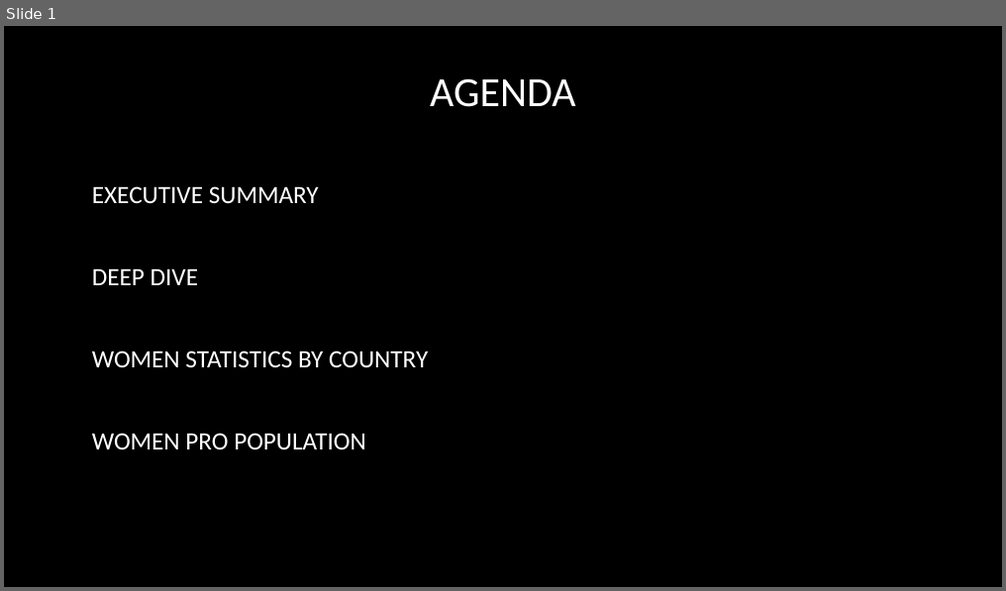
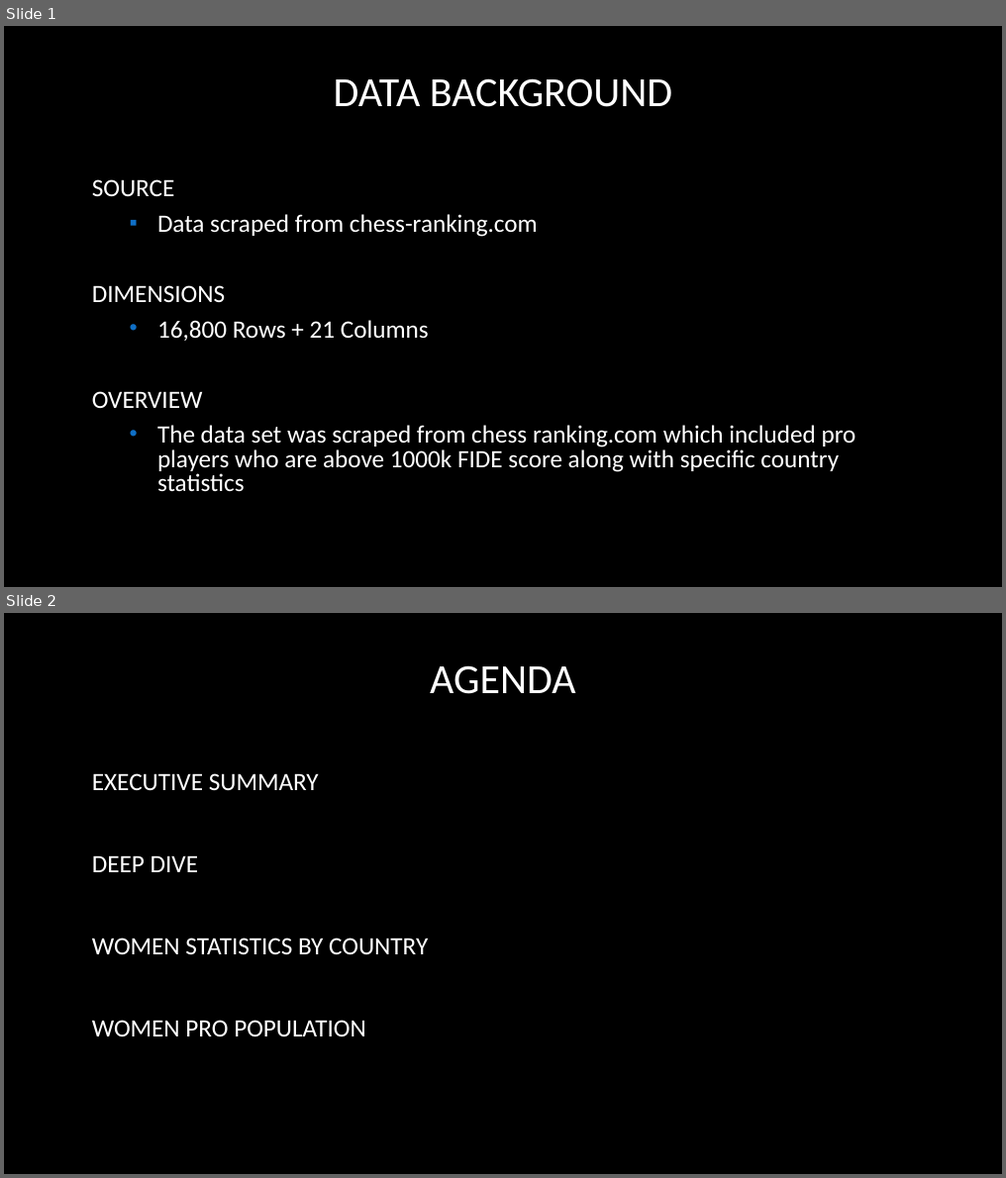
Before and after one commit to chriseverts/chess_project, a slide deck: chess.pptx. Shown one above the other, each under a label of ours: slide 1 before the commit, slides 1 and 2 after it. The pictures are 1006x591 and 1006x1178 pixels, drawn with LibreOffice and Linux fonts; fonts in the diff are those of the drawing; background and template pictures are left out. Boxes give left, top, right and bottom in pixels: in the first picture for what was removed or moved away, otherwise in the second. Text is boxed around its words. In the diff, an @@ line names an element or a change of style, - is before the commit and + after.

```diff
--- a/chess.pptx
+++ b/chess.pptx
@@ slide 1 added at (x1=4, y1=26, x2=1002, y2=587), background picture (left out) @@
@@ rectangle added at (x1=4, y1=26, x2=1002, y2=587), fill #000000 @@
@@ title added at (x1=334, y1=78, x2=672, y2=107), 40 pt, text #FFFFFF @@
+DATA BACKGROUND
@@ subtitle added at (x1=92, y1=179, x2=856, y2=492), 24.1 pt, text #FFFFFF @@
+SOURCE
+  ▪ Data scraped from chess-ranking.com
+DIMENSIONS
+  • 16,800 Rows + 21 Columns
+OVERVIEW
+  • The data set was scraped from chess ranking.com which included pro players who are above 1000k FIDE score along with specific country statistics
@@ what was slide 1 is now slide 2 @@
```
Also in this commit, not shown: 1 other file.
